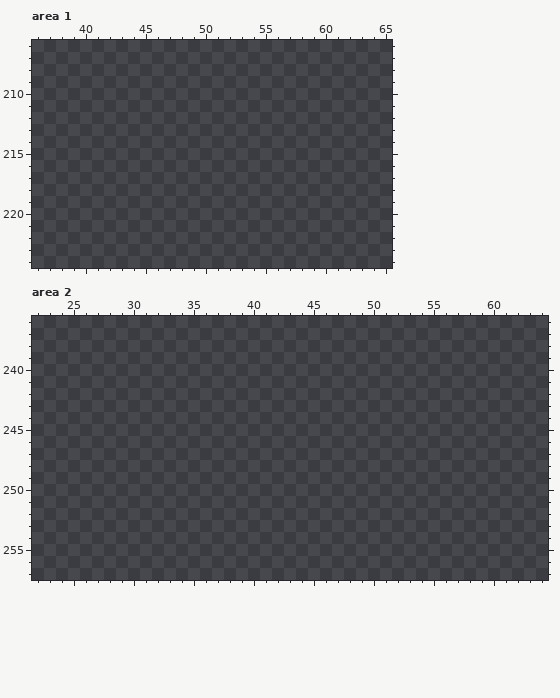
Pixel-art file: assets/project/test1.aseprite. The first picture shows the starting point.
1024x1024 pixels, 1 frame. Colours within 5 levels of each other are drawn and written as one. Shown: area 1: x 36..65, y 206..224; area 2: x 22..64, y 236..257. The commit also changed other parts of the picture, which this record leaves out.
Once edited:
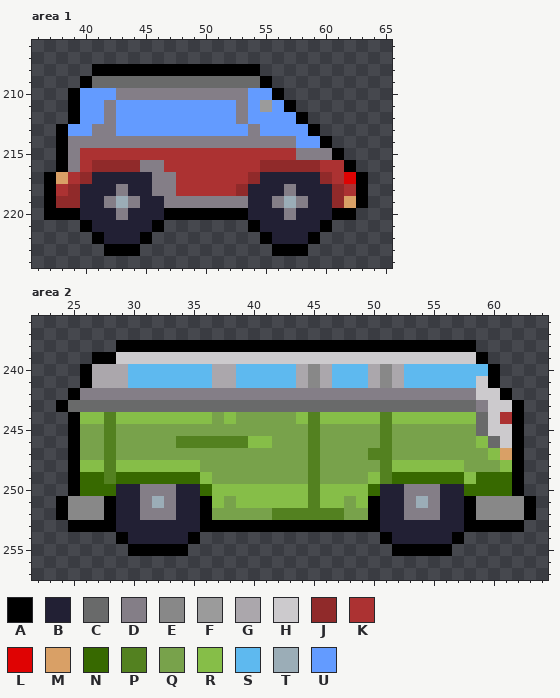
Palette (. is transparent): A #000000  B #222034  C #696a6a  D #847e87  E #888888  F #9b9b9b  G #aba7ac  H #cccacd  J #902a2a  K #ac3232  L #df0303  M #d9a066  N #376900  P #538120  Q #78a24b  R #86be48  S #5eb9ef  T #9badb7  U #639bff
Diff:
Area 1:
y 208: x 41..54 .............. -> AAAAAAAAAAAAAA
y 209: x 40..55 ................ -> ACCCCCCCCCCCCCCA
y 210: x 39..56 .................. -> AUUUDDDDDDDDDDDUUA
y 211: x 39..57 ................... -> AUUDUUUUUUUUUUDUFUA
y 212: x 39..58 .................... -> AUUDUUUUUUUUUUDUUUUA
y 213: x 38..59 ...................... -> AUUDDUUUUUUUUUUUDUUUUA
y 214: x 38..60 ....................... -> ADDDDDDDDDDDDDDDDDDDUUA
y 215: x 38..61 ........................ -> ADKKKKKKKKKKKKKKKKKKDDDA
y 216: x 38..62 ......................... -> ADKJJJJDDKKKKKKKKJJJJJKKA
y 217: x 37..63 ........................... -> AMKJBBBBBDDKKKKKKJBBBBBJKLA
y 218: x 37..63 ........................... -> AKJBBBDBBDDKKKKKJBBBDBBBJKA
y 219: x 37..63 ........................... -> AJJBBDTDBBDDDDDDDBBDTDBBJMA
y 220: x 37..62 .......................... -> AAABBBDBBBAAAAAAABBBDBBBAA
y 221: x 40..46 ....... -> ABBBBBA; x 54..60 ....... -> ABBBBBA
y 222: x 41..45 ..... -> ABBBA; x 55..59 ..... -> ABBBA
y 223: x 42..44 ... -> AAA; x 56..58 ... -> AAA
Area 2:
y 238: x 29..58 .............................. -> AAAAAAAAAAAAAAAAAAAAAAAAAAAAAA
y 239: x 27..59 ................................. -> AAHHHHHHHHHHHHHHHHHHHHHHHHHHHHHHA
y 240: x 26..60 ................................... -> AGGGSSSSSSSGGSSSSSGEGSSSGEGSSSSSSSA
y 241: x 26..60 ................................... -> AGGGSSSSSSSGGSSSSSGEGSSSGEGSSSSSSHA
y 242: x 25..61 ..................................... -> ADDDDDDDDDDDDDDDDDDDDDDDDDDDDDDDDDHHA
y 243: x 24..62 ....................................... -> ACCCCCCCCCCCCCCCCCCCCCCCCCCCCCCCCCCDHHA
y 244: x 25..62 ...................................... -> ARRPRRRRRRRRQRQQQQQRPRRRRRPRRRRRRRCHKA
y 245: x 25..62 ...................................... -> AQQPQQQQQQQQQQQQQQQQPQQQQQPQQQQQQQCHHA
y 246: x 25..62 ...................................... -> AQQPQQQQQPPPPPPRRQQQPQQQQQPQQQQQQQRCHA
y 247: x 25..62 ...................................... -> AQQPQQQQQQQQQQQQQQQQPQQQQPPQQQQQQQQRMA
y 248: x 25..62 ...................................... -> ARRPRRRRRRRQQQQQQQQQPQQQQQPRRRRRRQQQRA
y 249: x 25..62 ...................................... -> ANNPNNNNNNNRQQQQQQQQPQQQQRPNNNNNNRNNNA
y 250: x 25..62 ...................................... -> ANNNBBDDDBBNRRRRRRRRPRRRRNBBDDDBBNNNNA
y 251: x 24..63 ........................................ -> AEEEABBDTDBBARQRRRRRRPRRQRABBDTDBBAEEEEA
y 252: x 24..63 ........................................ -> AEEEABBDDDBBAQQQQQPPPPPPQQABBDDDBBAEEEEA
y 253: x 25..62 ...................................... -> AAAABBBBBBBAAAAAAAAAAAAAAABBBBBBBAAAAA
y 254: x 29..35 ....... -> ABBBBBA; x 51..57 ....... -> ABBBBBA
y 255: x 30..34 ..... -> AAAAA; x 52..56 ..... -> AAAAA
